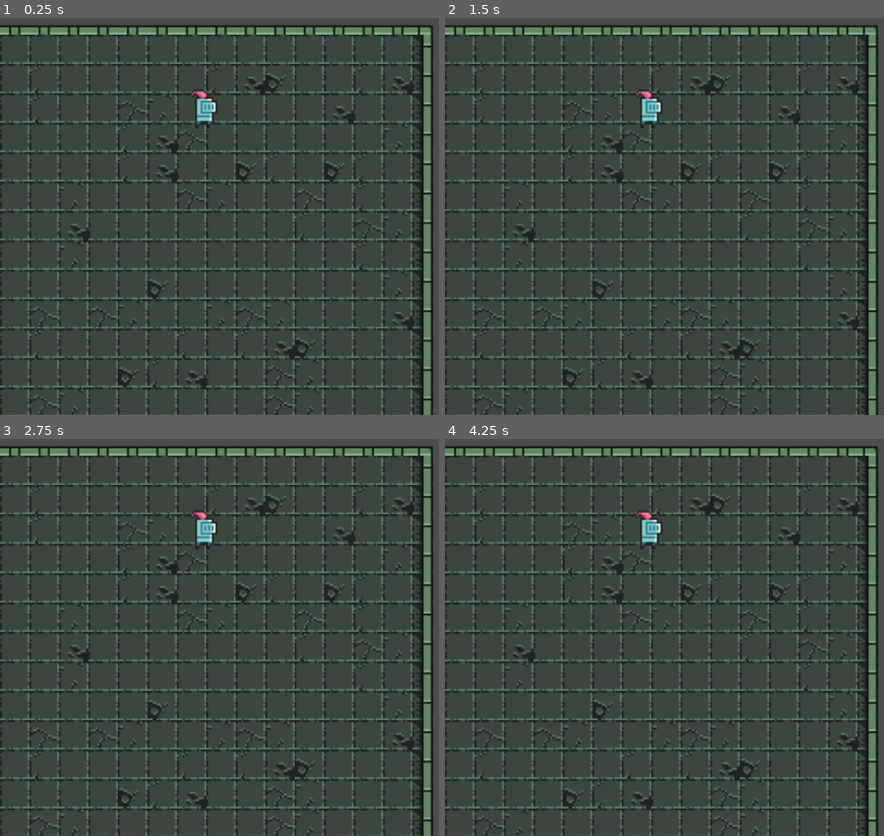
Above: before the commit, frames 1-4 (two rows, left to right).
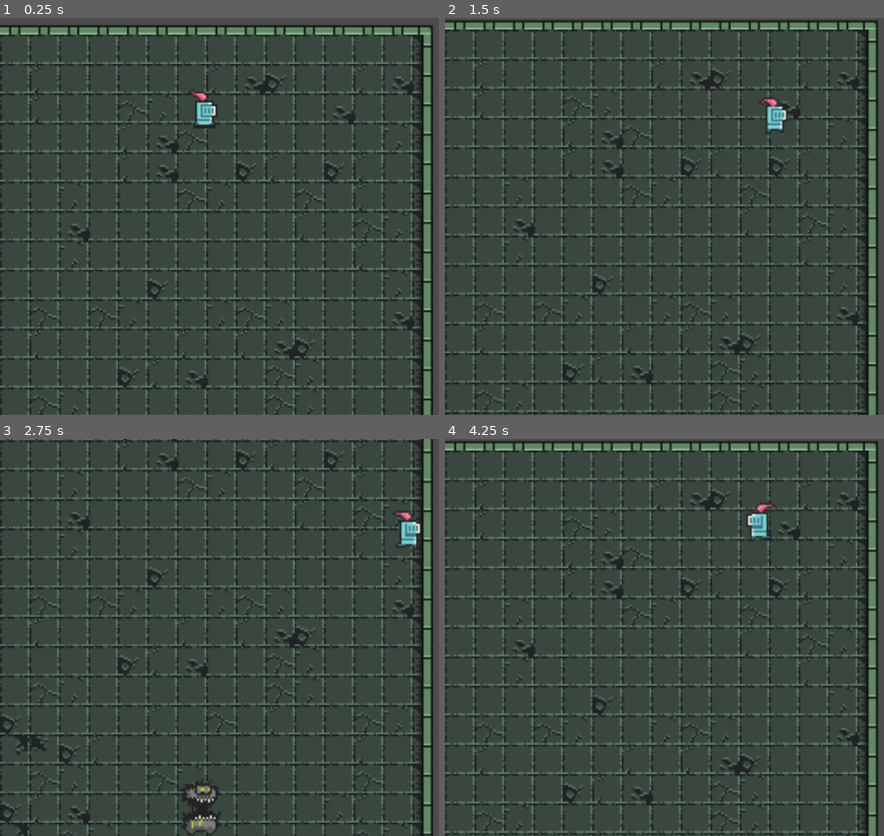
Above: after the commit, the same moments.

Repository: oliver6312/thebigone
Game: Godot game, scene res://node_2d.tscn
Two runs of this game, one before a commit and one after it. Both use one fixed random seed, a clock stepped at 60 frames per second and the inputs below.
Inputs:
- Up to frame 1 (0.25 s): no input
- Up to frame 2 (1.5 s): hold Right (ui_right) 0.53-1.28 s; hold Down (ui_down) from 1.28 s (still down)
- Up to frame 3 (2.75 s): release Down (ui_down) at 2.03 s; hold Right (ui_right) from 2.03 s (still down)
- Up to frame 4 (4.25 s): release Right (ui_right) at 2.78 s; hold Up (ui_up) 2.78-3.53 s; hold Left (ui_left) from 3.53 s (still down)

The runs differ from the first frame. In frame 1, 0.3% of the frame differs, in the area x 42-50%, y 18-28%; in frame 2, 22%; in frame 3, 22%, in the area x 0-99%, y 0-100%; in frame 4, 22%.
Error before the commit: Parse Error: Expected indented block after "if" block. (res://player.gd:56)

Commit message:
Player health

Diff:
--- a/node_2d.tscn
+++ b/node_2d.tscn
@@ -274,6 +274,9 @@
 
 [node name="Player" parent="." instance=ExtResource("5_kdubu")]
 position = Vector2(-81, 1)
+speed = 100
+friction = 0.2
+acceleration = 0.08
 
 [node name="Enemy" parent="." instance=ExtResource("5_q6r6c")]
 position = Vector2(-83, 231)
--- a/player.gd
+++ b/player.gd
@@ -5,6 +5,11 @@
 @export var acceleration = 0.08
 
 var current_dir = "none"
+
+var enemy_inattack_range = false
+var enemy_attack_cooldown = true
+var health = 100
+var player_alive = true
 
 func get_input():
 	var input = Vector2()
@@ -27,6 +32,14 @@
 	return input
 
 func _physics_process(delta):
+	enemy_attack()
+	if health <= 0:
+		player_alive = false
+		#go back to menu
+		health = 0
+		print("Player has been killed")
+		self.queue_free()
+
 	var direction = get_input()
 	if direction.length() > 0:
 		velocity = velocity.lerp(direction.normalized() * speed, acceleration)
@@ -53,11 +66,22 @@
 	pass
 
 func _on_player_hitbox_body_entered(body: Node2D) -> void:
-	if body.has_method(enemy):
-
-
+	if body.has_method("enemy"):
+		enemy_inattack_range = true
 
 
 
 func _on_player_hitbox_body_exited(body: Node2D) -> void:
-	pass # Replace with function body.
+	if body.has_method("enemy"):
+		enemy_inattack_range = false
+
+func enemy_attack():
+	if enemy_inattack_range and enemy_attack_cooldown == true:
+		health = health - 20
+		enemy_attack_cooldown = false
+		$attack_cooldown.start()
+		print (health)
+
+
+func _on_attack_cooldown_timeout() -> void:
+	enemy_attack_cooldown = true
--- a/player.tscn
+++ b/player.tscn
@@ -76,15 +76,12 @@
 size = Vector2(12, 16)
 
 [sub_resource type="RectangleShape2D" id="RectangleShape2D_i3pqv"]
-size = Vector2(14, 17)
+size = Vector2(17, 23)
 
 [node name="Player" type="CharacterBody2D"]
 collision_layer = 3
 collision_mask = 3
 script = ExtResource("1_4flbx")
-speed = null
-friction = null
-acceleration = null
 
 [node name="AnimatedSprite2D" type="AnimatedSprite2D" parent="."]
 position = Vector2(0, -13)
@@ -108,8 +105,12 @@
 [node name="player_hitbox" type="Area2D" parent="."]
 
 [node name="CollisionShape2D" type="CollisionShape2D" parent="player_hitbox"]
-position = Vector2(0, -5.5)
+position = Vector2(0.5, -5.5)
 shape = SubResource("RectangleShape2D_i3pqv")
+
+[node name="attack_cooldown" type="Timer" parent="."]
+wait_time = 0.5
 
 [connection signal="body_entered" from="player_hitbox" to="." method="_on_player_hitbox_body_entered"]
 [connection signal="body_exited" from="player_hitbox" to="." method="_on_player_hitbox_body_exited"]
+[connection signal="timeout" from="attack_cooldown" to="." method="_on_attack_cooldown_timeout"]
